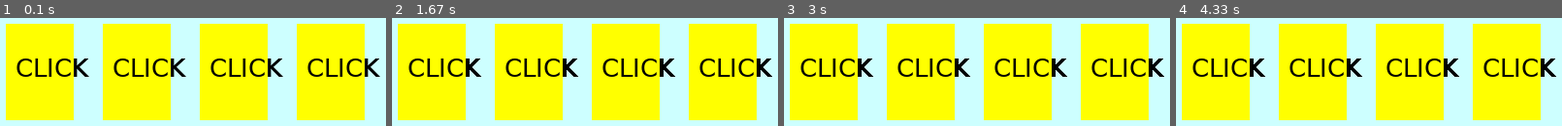
Above: before the commit, frames 1-4 (left to right).
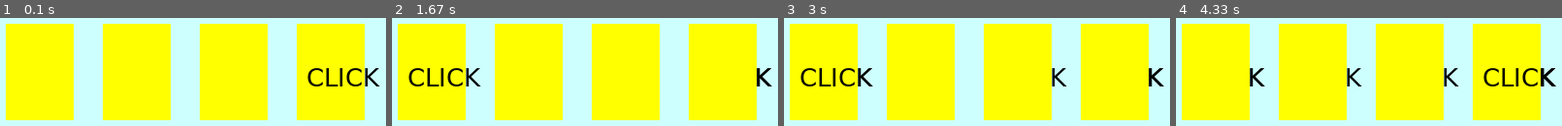
Above: after the commit, the same moments.

Repository: DimsDmitry/Group15-15
Game: pygame game, started from m6_pygame/fast_clicker.py
Two runs of this game, one before a commit and one after it. Both use one fixed random seed, a clock stepped at 60 frames per second and the inputs below.
Inputs (mouse positions are in pixels of both pictures, inside the frame that each line leads up to):
- Up to frame 1 (0.1 s): no input
- Up to frame 2 (1.67 s): click (727, 87) at 0.38 s; click (457, 104) at 0.72 s
- Up to frame 3 (3 s): no input
- Up to frame 4 (4.33 s): no input

The runs differ from the first frame. In frame 1, 6.0% of the frame differs, in the area x 4-99%, y 37-64%; in frame 2, 6.2%; in frame 3, 6.4%; in frame 4, 6.5%.

Commit message:
26.11.2023

Diff:
--- a/m6_pygame/fact_clicker.py
+++ b/m6_pygame/fast_clicker.py
@@ -1,4 +1,5 @@
 import pygame
+from random import randint
 
 pygame.init()
 
@@ -26,6 +27,9 @@
         # обводка прямоугольника
         pygame.draw.rect(mw, frame_color, self.rect, thickness)
 
+    def collidepoint(self, x, y):
+        return self.rect.collidepoint(x, y)
+
 
 class Label(Area):
     def set_text(self, text, fsize=12, text_color=(0, 0, 0)):
@@ -37,9 +41,11 @@
         mw.blit(self.image, (self.rect.x+shift_x, self.rect.y+shift_y))
 
 
+RED = (255, 0, 0)
+GREEN = (0, 255, 51)
 YELLOW = (255, 255, 0)
 DARK_BLUE = (0, 0, 100)
-BLUE = (94, 94, 255)
+BLUE = (80, 80, 255)
 
 cards = []
 num_cards = 4
@@ -52,9 +58,37 @@
     cards.append(new_card)
     x += 100
 
+wait = 0
+
 while True:
-    for card in cards:
-        card.draw(10, 30)
+    if wait == 0:
+        #переносим надпись:
+        wait = 20 #столько тиков надпись будет на одном месте
+        click = randint(1, num_cards)
+        for i in range(num_cards):
+            cards[i].color(YELLOW)
+            if (i + 1) == click:
+                cards[i].draw(10, 40)
+            else:
+                cards[i].fill()
+    else:
+        wait -= 1
+
+
+   #на каждом тике проверяем клик:
+    for event in pygame.event.get():
+        if event.type == pygame.MOUSEBUTTONDOWN and event.button == 1:
+            x, y = event.pos
+            for i in range(num_cards):
+                # ищем, в какую карту попал клик
+                if cards[i].collidepoint(x, y):
+                    # если клик попал в нужную карту - окрашиваем в зелёный, если нет - красный
+                    if i+1 == click:
+                        cards[i].color(GREEN)
+                    else:
+                        cards[i].color(RED)
+                    cards[i].fill()
+
 
     pygame.display.update()
     clock.tick(40)
